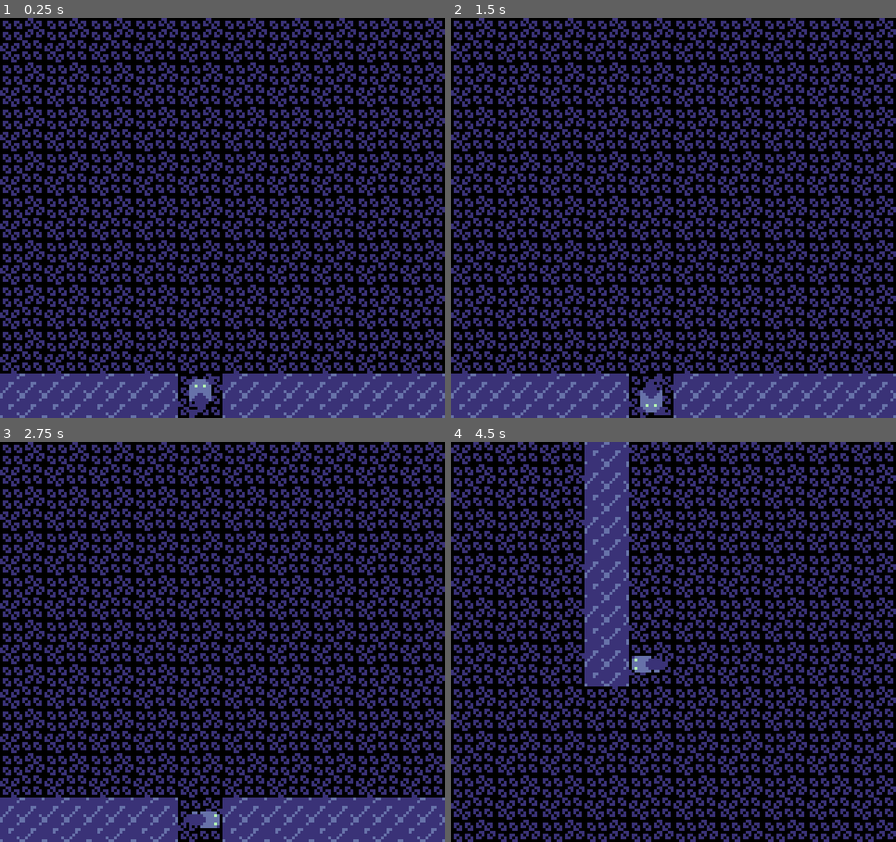
Above: before the commit, frames 1-4 (two rows, left to right).
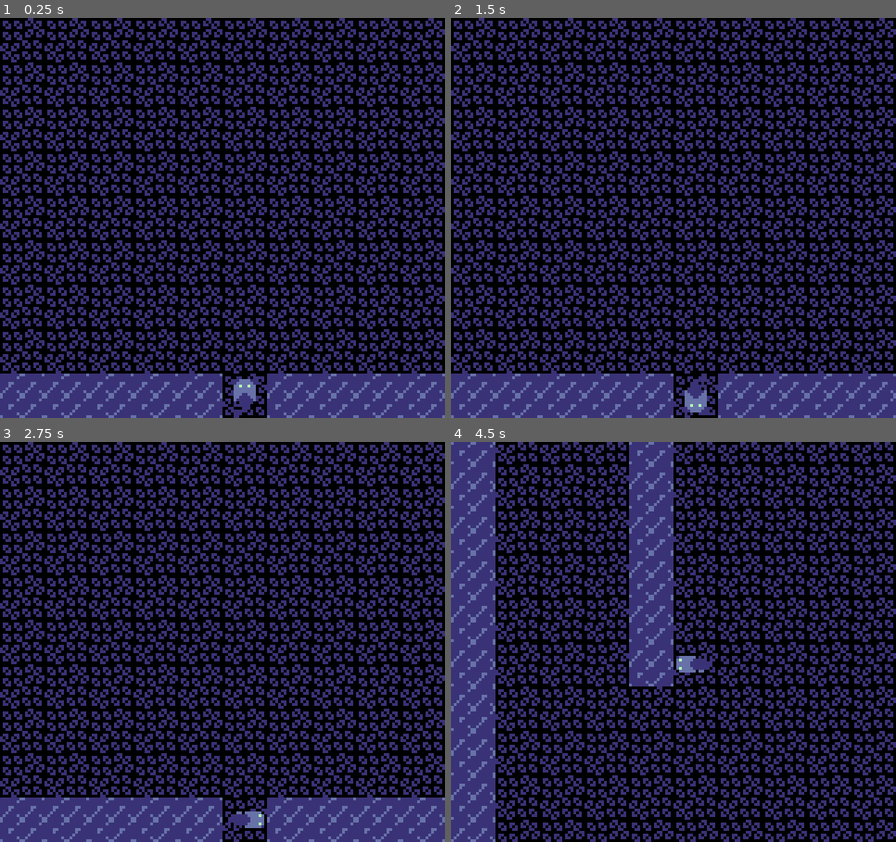
Above: after the commit, the same moments.

Repository: SnowJackGames/keep-your-color-kitty
Game: Godot game, scene res://scenes/Node2D.tscn
Two runs of this game, one before a commit and one after it. Both use one fixed random seed, a clock stepped at 60 frames per second and the inputs below. The project has no main scene, so this scene is started directly.
Inputs:
- Up to frame 1 (0.25 s): no input
- Up to frame 2 (1.5 s): tap Enter (ui_accept) at 0.5, 0.77, 1.25 s; hold Right (ui_right) 0.53-1.28 s; hold Down (ui_down) from 1.28 s (still down)
- Up to frame 3 (2.75 s): tap Enter (ui_accept) at 1.52, 2 s; release Down (ui_down) at 2.03 s; hold Right (ui_right) from 2.03 s (still down)
- Up to frame 4 (4.5 s): tap Enter (ui_accept) at 2.75, 3.02, 3.77 s; release Right (ui_right) at 2.78 s; hold Up (ui_up) 2.78-3.53 s; hold Left (ui_left) from 3.53 s (still down)

The runs differ from the first frame. In frame 1, 1.5% of the frame differs, in the area x 40-60%, y 88-100%; in frame 2, 1.5%; in frame 3, 1.5%; in frame 4, 16%, in the area x 0-59%, y 0-100%.

Commit message:
Can now add multiple levels

Diff:
--- a/scenes/Node2D.tscn
+++ b/scenes/Node2D.tscn
@@ -2,97 +2,16 @@
 
 [ext_resource type="Script" uid="uid://cvlrsnc0vhmnh" path="res://scripts/game_manager.gd" id="1_iweij"]
 [ext_resource type="PackedScene" uid="uid://cdr8jgfxou2vs" path="res://scenes/player.tscn" id="1_req00"]
-[ext_resource type="PackedScene" uid="uid://cy1feuedew32n" path="res://scenes/random_wall.tscn" id="2_iweij"]
-[ext_resource type="PackedScene" uid="uid://c1k51mno8dg0j" path="res://scenes/floor.tscn" id="3_60lig"]
-[ext_resource type="PackedScene" uid="uid://b8qgufxjxuq3f" path="res://scenes/sludge.tscn" id="5_74qev"]
+[ext_resource type="PackedScene" uid="uid://cb2kdlv5tdnkm" path="res://scenes/levels.tscn" id="6_ab5sx"]
 
 [node name="Node2D" type="Node2D" unique_id=1141408967]
 script = ExtResource("1_iweij")
 
-[node name="Elements" type="Node" parent="." unique_id=863767842]
+[node name="Player" parent="." unique_id=1727976728 instance=ExtResource("1_req00")]
 
-[node name="Floor" parent="Elements" unique_id=949866119 instance=ExtResource("3_60lig")]
-position = Vector2(-32, -32)
-floor_size = Vector2(400, 400)
-
-[node name="Sludges" type="Node2D" parent="Elements" unique_id=1417335600]
-
-[node name="Sludge" parent="Elements/Sludges" unique_id=369884562 instance=ExtResource("5_74qev")]
-position = Vector2(192, 16)
-atlas_source_id = 5
-
-[node name="Sludge2" parent="Elements/Sludges" unique_id=1864561191 instance=ExtResource("5_74qev")]
-position = Vector2(192, 32)
-atlas_source_id = 2
-tile_rotation_steps = 3
-
-[node name="Sludge3" parent="Elements/Sludges" unique_id=600562855 instance=ExtResource("5_74qev")]
-position = Vector2(176, 32)
-atlas_source_id = 4
-tile_rotation_steps = 1
-
-[node name="Sludge4" parent="Elements/Sludges" unique_id=1155225996 instance=ExtResource("5_74qev")]
-position = Vector2(160, 32)
-atlas_source_id = 5
-tile_rotation_steps = 3
-
-[node name="Sludge5" parent="Elements/Sludges" unique_id=1877099162 instance=ExtResource("5_74qev")]
-position = Vector2(208, 32)
-atlas_source_id = 5
-tile_rotation_steps = 1
-
-[node name="Sludge6" parent="Elements/Sludges" unique_id=1228734102 instance=ExtResource("5_74qev")]
-position = Vector2(240, 16)
-atlas_source_id = 6
-
-[node name="Walls" type="Node2D" parent="Elements" unique_id=941633441]
-
-[node name="RandomWall" parent="Elements/Walls" unique_id=1186156670 instance=ExtResource("2_iweij")]
-wall_size = Vector2(320, 16)
-
-[node name="RandomWall2" parent="Elements/Walls" unique_id=456130550 instance=ExtResource("2_iweij")]
-position = Vector2(176, 272)
-wall_size = Vector2(144, 16)
-
-[node name="RandomWall3" parent="Elements/Walls" unique_id=433030151 instance=ExtResource("2_iweij")]
-position = Vector2(0, 272)
-wall_size = Vector2(160, 16)
-
-[node name="RandomWall4" parent="Elements/Walls" unique_id=553890014 instance=ExtResource("2_iweij")]
-position = Vector2(160, 288)
-
-[node name="RandomWall5" parent="Elements/Walls" unique_id=887405349 instance=ExtResource("2_iweij")]
-position = Vector2(0, 16)
-wall_size = Vector2(16, 256)
-
-[node name="RandomWall6" parent="Elements/Walls" unique_id=452091646 instance=ExtResource("2_iweij")]
-position = Vector2(304, 16)
-wall_size = Vector2(16, 256)
-
-[node name="RandomWall7" parent="Elements/Walls" unique_id=1840830247 instance=ExtResource("2_iweij")]
-position = Vector2(64, 48)
-wall_size = Vector2(16, 160)
-
-[node name="RandomWall8" parent="Elements/Walls" unique_id=448065792 instance=ExtResource("2_iweij")]
-position = Vector2(256, 96)
-wall_size = Vector2(16, 160)
-
-[node name="RandomWall9" parent="Elements/Walls" unique_id=2070889724 instance=ExtResource("2_iweij")]
-position = Vector2(176, 80)
-wall_size = Vector2(64, 64)
-
-[node name="Player" parent="Elements" unique_id=1727976728 instance=ExtResource("1_req00")]
-position = Vector2(160, 272)
-
-[node name="RemoteTransform2D" type="RemoteTransform2D" parent="Elements/Player" unique_id=439446228]
-position = Vector2(16, 0)
-remote_path = NodePath("../../../Camera2D")
-
-[node name="Camera2D" type="Camera2D" parent="." unique_id=768179103]
-position = Vector2(176, 272)
-limit_left = 0
-limit_top = 0
-limit_right = 320
-limit_bottom = 288
+[node name="RemoteTransform2D" type="RemoteTransform2D" parent="Player" unique_id=439446228]
 
 [node name="UI" type="Node2D" parent="." unique_id=1879375070]
+
+[node name="Levels" parent="." unique_id=272764069 instance=ExtResource("6_ab5sx")]
+visible = false
--- a/scenes/floor.tscn
+++ b/scenes/floor.tscn
@@ -15,6 +15,7 @@
 sources/1 = SubResource("TileSetAtlasSource_kuqtn")
 
 [node name="Floor" type="StaticBody2D" unique_id=1357818769]
+z_index = -1
 script = ExtResource("1_whr1e")
 possible_source_ids = Array[int]([1])
 
--- /dev/null
+++ b/scenes/level.tscn
@@ -0,0 +1,6 @@
+[gd_scene format=3 uid="uid://y3sogwged16r"]
+
+[ext_resource type="Script" uid="uid://bdbk6eymrbc58" path="res://scripts/level.gd" id="1_2q6dc"]
+
+[node name="Level" type="Node2D" unique_id=1726280917]
+script = ExtResource("1_2q6dc")
--- /dev/null
+++ b/scenes/levels.tscn
@@ -0,0 +1,100 @@
+[gd_scene format=3 uid="uid://cb2kdlv5tdnkm"]
+
+[ext_resource type="Script" uid="uid://cfi1juxgyacbt" path="res://scripts/levels.gd" id="1_hk6qi"]
+[ext_resource type="PackedScene" uid="uid://y3sogwged16r" path="res://scenes/level.tscn" id="2_5ekxl"]
+[ext_resource type="PackedScene" uid="uid://c1k51mno8dg0j" path="res://scenes/floor.tscn" id="3_jj4e6"]
+[ext_resource type="PackedScene" uid="uid://b8qgufxjxuq3f" path="res://scenes/sludge.tscn" id="4_byla0"]
+[ext_resource type="PackedScene" uid="uid://cy1feuedew32n" path="res://scenes/random_wall.tscn" id="5_r44b6"]
+
+[node name="Levels" type="Node2D" unique_id=272764069]
+script = ExtResource("1_hk6qi")
+
+[node name="Level1" parent="." unique_id=1726280917 instance=ExtResource("2_5ekxl")]
+set_player_start_position = Vector2(160, 272)
+
+[node name="Elements" type="Node2D" parent="Level1" unique_id=1363058128]
+
+[node name="Floor" parent="Level1/Elements" unique_id=1357818769 instance=ExtResource("3_jj4e6")]
+position = Vector2(-32, -32)
+floor_size = Vector2(400, 400)
+
+[node name="Sludges" type="Node2D" parent="Level1/Elements" unique_id=1991053369]
+
+[node name="Sludge" parent="Level1/Elements/Sludges" unique_id=369884562 instance=ExtResource("4_byla0")]
+position = Vector2(192, 16)
+atlas_source_id = 5
+
+[node name="Sludge2" parent="Level1/Elements/Sludges" unique_id=507092621 instance=ExtResource("4_byla0")]
+position = Vector2(192, 32)
+atlas_source_id = 2
+tile_rotation_steps = 3
+
+[node name="Sludge3" parent="Level1/Elements/Sludges" unique_id=1245797641 instance=ExtResource("4_byla0")]
+position = Vector2(176, 32)
+atlas_source_id = 4
+tile_rotation_steps = 1
+
+[node name="Sludge4" parent="Level1/Elements/Sludges" unique_id=463355083 instance=ExtResource("4_byla0")]
+position = Vector2(160, 32)
+atlas_source_id = 5
+tile_rotation_steps = 3
+
+[node name="Sludge5" parent="Level1/Elements/Sludges" unique_id=691602304 instance=ExtResource("4_byla0")]
+position = Vector2(208, 32)
+atlas_source_id = 5
+tile_rotation_steps = 1
+
+[node name="Sludge6" parent="Level1/Elements/Sludges" unique_id=1374232916 instance=ExtResource("4_byla0")]
+position = Vector2(240, 16)
+atlas_source_id = 6
+
+[node name="Walls" type="Node2D" parent="Level1/Elements" unique_id=1676055644]
+
+[node name="RandomWall" parent="Level1/Elements/Walls" unique_id=34819834 instance=ExtResource("5_r44b6")]
+wall_size = Vector2(320, 16)
+
+[node name="RandomWall2" parent="Level1/Elements/Walls" unique_id=480542630 instance=ExtResource("5_r44b6")]
+position = Vector2(176, 272)
+wall_size = Vector2(144, 16)
+
+[node name="RandomWall3" parent="Level1/Elements/Walls" unique_id=1262406176 instance=ExtResource("5_r44b6")]
+position = Vector2(0, 272)
+wall_size = Vector2(160, 16)
+
+[node name="RandomWall4" parent="Level1/Elements/Walls" unique_id=94187108 instance=ExtResource("5_r44b6")]
+position = Vector2(160, 288)
+
+[node name="RandomWall5" parent="Level1/Elements/Walls" unique_id=1896470206 instance=ExtResource("5_r44b6")]
+position = Vector2(0, 16)
+wall_size = Vector2(16, 256)
+
+[node name="RandomWall6" parent="Level1/Elements/Walls" unique_id=404402410 instance=ExtResource("5_r44b6")]
+position = Vector2(304, 16)
+wall_size = Vector2(16, 256)
+
+[node name="RandomWall7" parent="Level1/Elements/Walls" unique_id=48521201 instance=ExtResource("5_r44b6")]
+position = Vector2(64, 48)
+wall_size = Vector2(16, 160)
+
+[node name="RandomWall8" parent="Level1/Elements/Walls" unique_id=820952295 instance=ExtResource("5_r44b6")]
+position = Vector2(256, 96)
+wall_size = Vector2(16, 160)
+
+[node name="RandomWall9" parent="Level1/Elements/Walls" unique_id=679823655 instance=ExtResource("5_r44b6")]
+position = Vector2(176, 80)
+wall_size = Vector2(64, 64)
+
+[node name="Camera2D" type="Camera2D" parent="Level1" unique_id=2138641104]
+position = Vector2(160, 272)
+limit_left = 0
+limit_top = 0
+limit_right = 320
+limit_bottom = 288
+
+[node name="Level2" parent="." unique_id=1108138394 instance=ExtResource("2_5ekxl")]
+visible = false
+set_player_start_position = Vector2(160, 192)
+
+[node name="Floor" parent="Level2" unique_id=1298709385 instance=ExtResource("3_jj4e6")]
+position = Vector2(16, 32)
+floor_size = Vector2(320, 320)
--- a/scenes/sludge.tscn
+++ b/scenes/sludge.tscn
@@ -50,6 +50,7 @@
 sources/6 = SubResource("TileSetAtlasSource_akds1")
 
 [node name="Sludge" type="StaticBody2D" unique_id=369884562]
+z_index = -1
 script = ExtResource("1_ytsjj")
 
 [node name="CollisionShape2D" type="CollisionShape2D" parent="." unique_id=68033917]
--- a/scripts/game_manager.gd
+++ b/scripts/game_manager.gd
@@ -1,11 +1,16 @@
 extends Node2D
 
-@onready var player_character: CharacterBody2D = $Elements/Player
+@onready var levels_scene : Node2D = $Levels
+@onready var current_level : Node2D
+@onready var current_level_index := -1
+
+@onready var player_character: CharacterBody2D = $Player
+@onready var ai_enemy : CharacterBody2D
 @onready var ai_array := []
-@onready var ai_enemy : CharacterBody2D
 @onready var current_character : CharacterBody2D
 
 var game_over := false
+
 
 func next_turn () -> void:
 	Debug.say("starting turn")
@@ -55,11 +60,45 @@
 		pass
 	#endregion
 
+	print(player_character.position)
 	Debug.say("finished turn\n--------")
 	next_turn()
 
-# Called when the node enters the scene tree for the first time.
+
+func set_active_level() -> void:
+	if current_level != null:
+		current_level.visible = false
+		current_level.process_mode = Node.PROCESS_MODE_DISABLED
+
+	current_level_index += 1
+
+	if current_level_index >= levels_scene.level_order.size():
+		Debug.say("Finished last level")
+		get_tree().quit()
+
+	current_level = get_node("Levels/" + str(levels_scene.level_order[current_level_index]))
+	current_level.visible = true
+	current_level.process_mode = Node.PROCESS_MODE_INHERIT
+
+	# Move player to starting position of level
+	print(player_character.position)
+	player_character.position = current_level.player_start_position
+	print(player_character.position)
+
+
+func update_camera_target() -> void:
+	Globals.level_camera = current_level.get_node("Camera2D")
+	if Globals.level_camera:
+		$Player/RemoteTransform2D.remote_path = Globals.level_camera.get_path()
+	else:
+		push_error("Current level " + current_level.name + " does not contain Camera2D")
+	# Fixed code
+
+
 func _ready() -> void:
+	levels_scene.show()
+	set_active_level()
+	update_camera_target()
 	next_turn()
 
 
--- a/scripts/globals.gd
+++ b/scripts/globals.gd
@@ -6,3 +6,5 @@
 # 1 is exploration
 # 2 is combat
 var game_mode := 0
+
+@onready var level_camera : Camera2D
--- /dev/null
+++ b/scripts/level.gd
@@ -0,0 +1,9 @@
+extends Node2D
+
+var player_start_position : Vector2
+
+# based on top left of square of *center* 16 x 16 tile of player
+# i.e. the player's actual position tile (actual sprite might be larger than 16 x 16)
+@export var set_player_start_position : Vector2 = Vector2(0,0):
+	set(value):
+		player_start_position = value
--- /dev/null
+++ b/scripts/levels.gd
@@ -0,0 +1,13 @@
+extends Node2D
+
+
+@onready var level_order = [
+	$Level1
+	# $Level2 etc
+]
+
+# Disable all levels at first
+func _ready() -> void:
+	for level in level_order:
+		level.visible = false
+		level.process_mode = PROCESS_MODE_DISABLED
--- a/scripts/player.gd
+++ b/scripts/player.gd
@@ -1,4 +1,5 @@
 extends CharacterBody2D
+
 
 @onready var tile_detection : Marker2D = $TileDetection
 @onready var sprite : AnimatedSprite2D = $AnimatedSprite2D
@@ -9,7 +10,6 @@
 var can_move := false
 var can_action := false
 
-# Might #@export these if we support saves?
 #var is_player : bool
 var cur_health : int
 var max_health : int
Not shown, added: scripts/level.gd.uid
Not shown, added: scripts/levels.gd.uid
